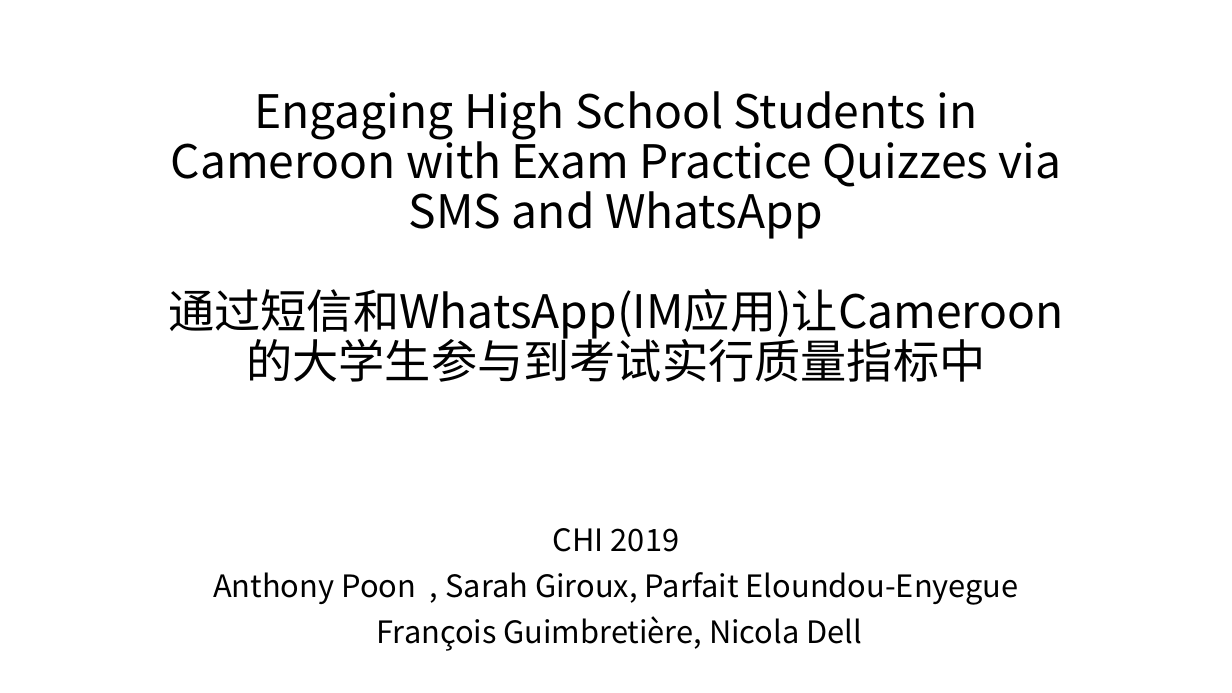
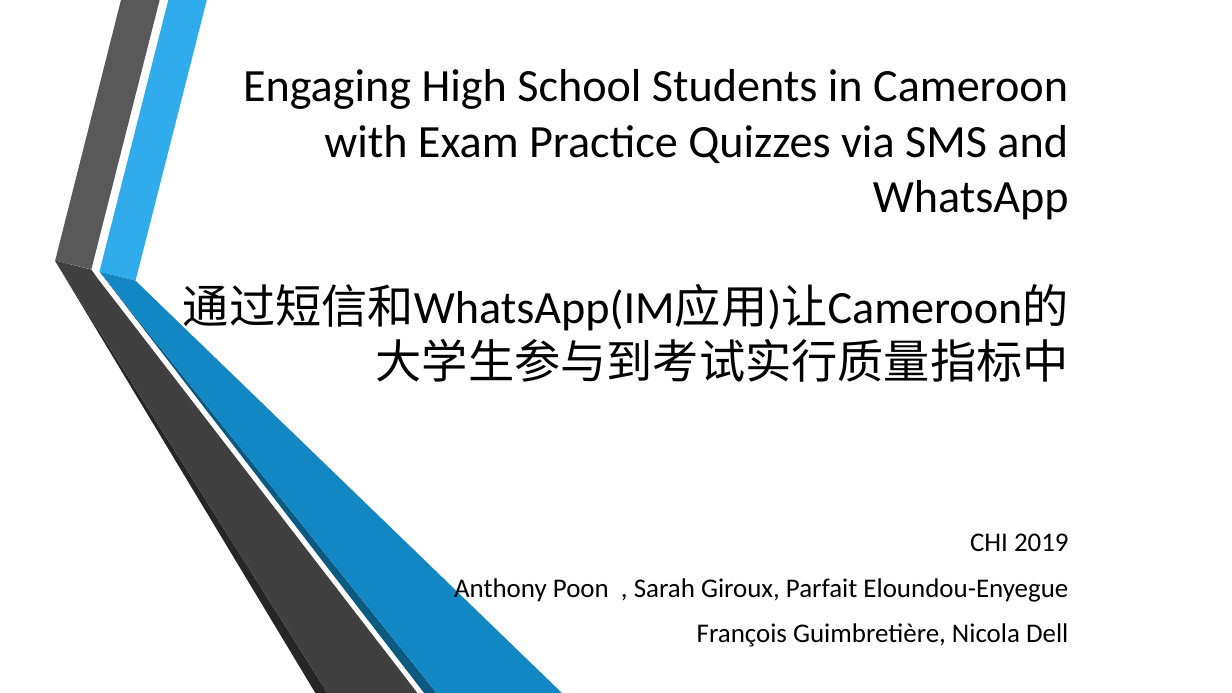
Before and after one commit to twesix/paper-notes, a slide deck: slide 12 of 201905/5-25分享.pptx. Drawn at 1232x693 pixels with LibreOffice and Linux fonts; fonts in the diff are those of the drawing; background and template pictures are left out. Boxes give left, top, right and bottom in pixels: in the first picture for what was removed or moved away, otherwise in the second. Text is boxed around its words. In the diff, an @@ line names an element or a change of style, - is before the commit and + after.

```diff
--- a/201905/5-25分享.pptx
+++ b/201905/5-25分享.pptx
@@ title "Engaging High School Students in ..." at [183,69,1069,335]: font Noto Sans CJK SC to Calibri; alignment centre to right; line spacing 0.9 to 1 @@
@@ group added at [55,0,563,693]: 6 freeform shapes @@
@@ subtitle "CHI 2019" at [454,533,1069,647]: size 24 to 21 pt, font Noto Sans CJK SC to Calibri; alignment centre to right; line spacing 0.9 to 1 @@
```
Also in this commit, not shown: 11 other slides changed.
